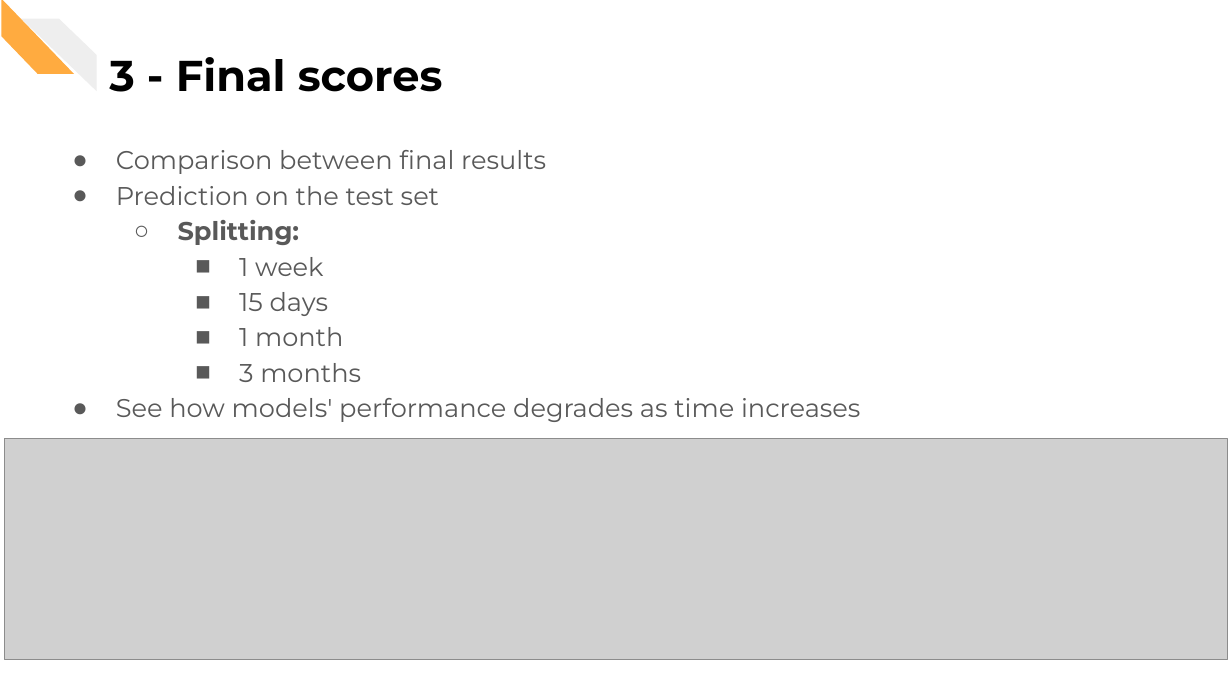
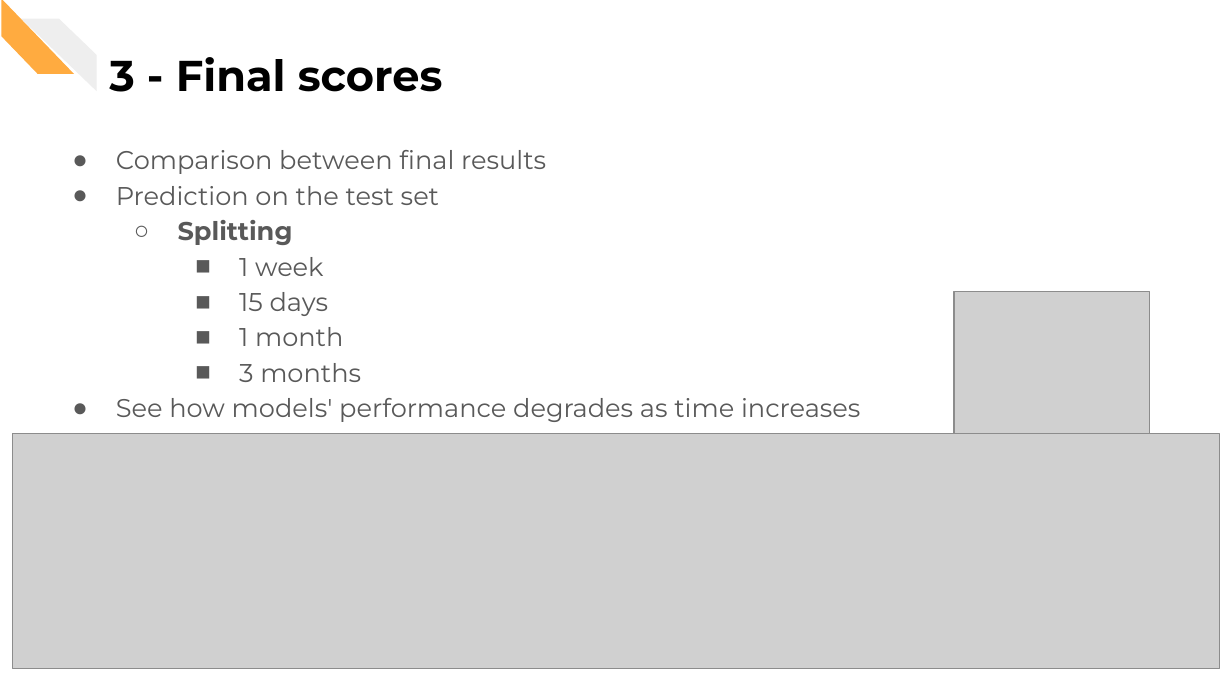
Before and after one commit to CorsiDanilo/bitcoin-price-prediction-with-pyspark, a slide deck: slide 22 of presentation/presentation.pptx. Drawn at 1232x693 pixels with LibreOffice and Linux fonts; fonts in the diff are those of the drawing; grey boxes stand for pictures. Boxes give left, top, right and bottom in pixels: in the first picture for what was removed or moved away, otherwise in the second. Text is boxed around its words. In the diff, an @@ line names an element or a change of style, - is before the commit and + after.

```diff
--- a/presentation/presentation.pptx
+++ b/presentation/presentation.pptx
@@ text at (178, 220, 293, 245): text changed @@
-  ○ Splitting:
+  ○ Splitting
@@ picture added at (954, 292, 1149, 434) @@
@@ picture: place and size @@
-picture at (5, 439, 1227, 660)
+picture at (12, 434, 1218, 669)
```
Also in this commit, not shown: 12 other slides changed, 1 slide added, 14 other files.
